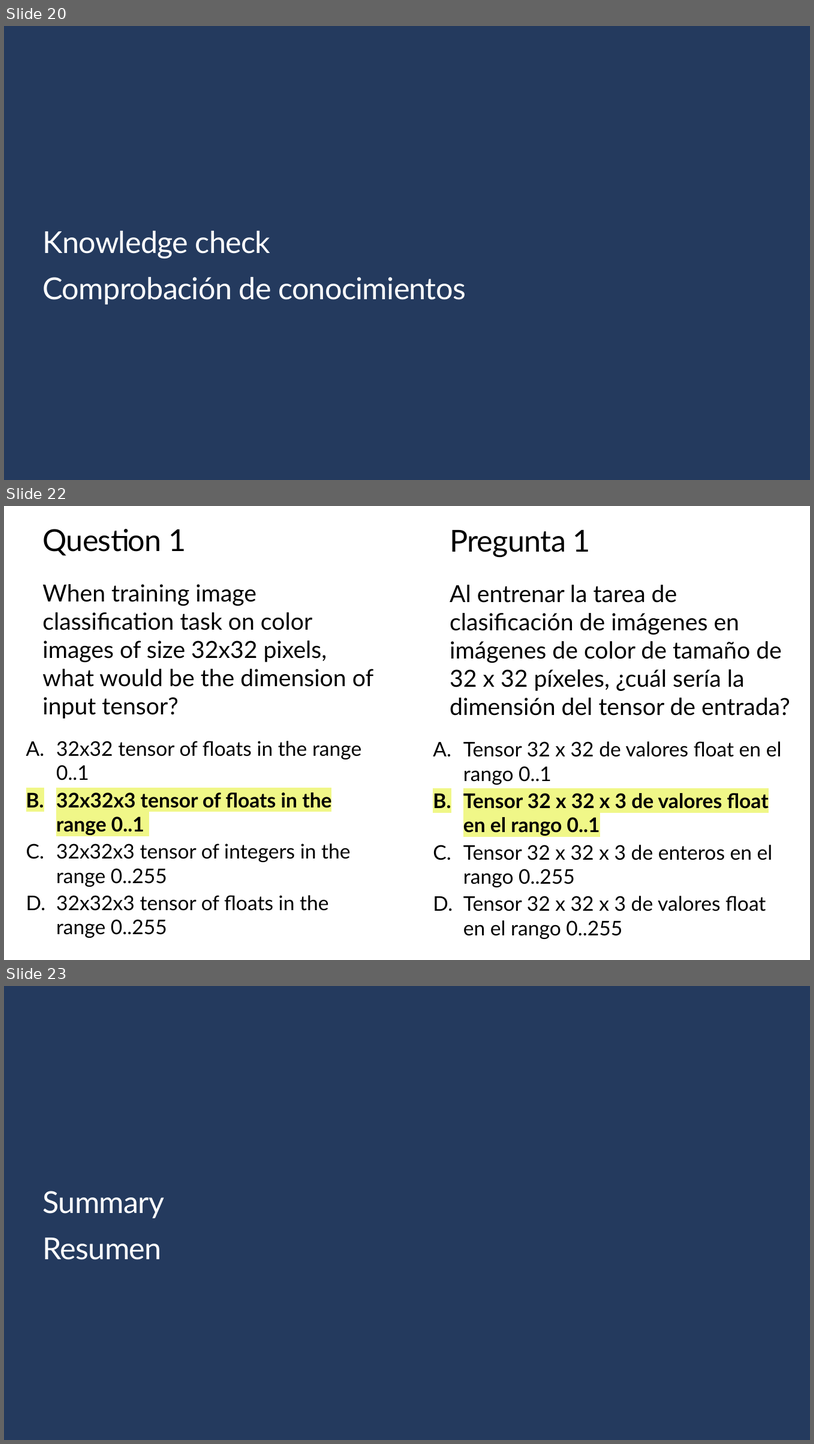
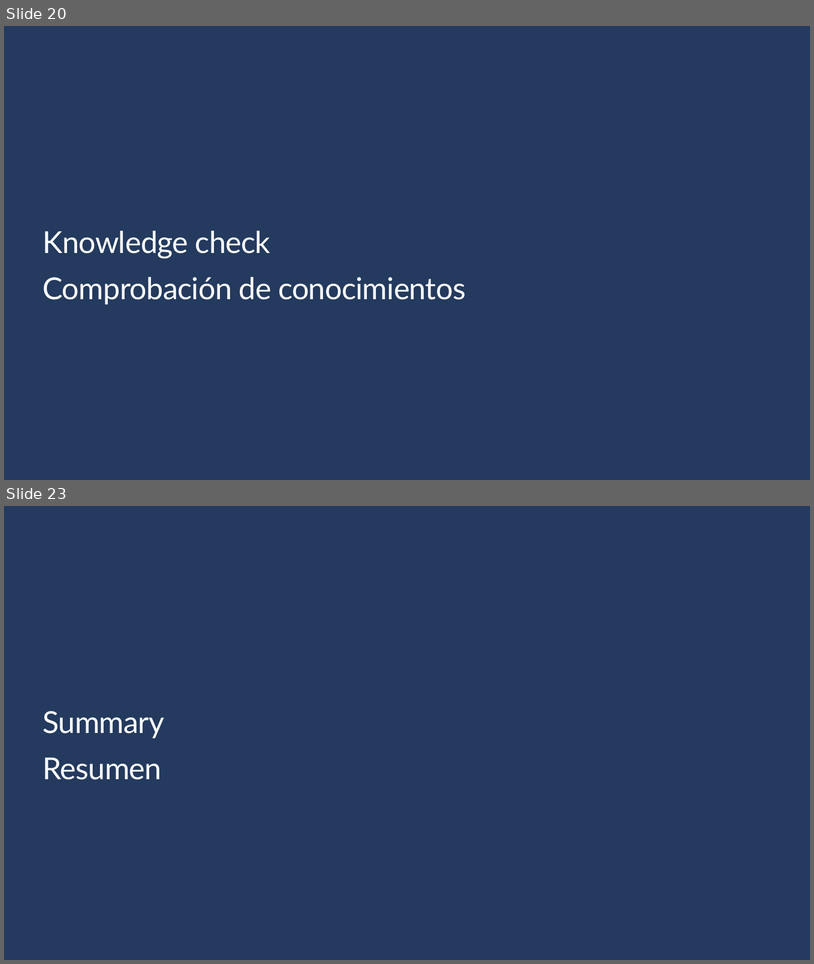
Before and after one commit to Gilberto-Guzman-Student-Ambassadors/AI-Adventures-Exploring-LLM-Models-Building-Your-Own-Chatbot-Locally-and-in-the-Cloud-, a slide deck: presentation/slides.pptx. Shown one above the other, each under a label of ours: slides 20, 22 and 23 before the commit, slides 20 and 23 after it; the slides between them are not shown. The pictures are 814x1444 and 814x964 pixels, drawn with LibreOffice and Linux fonts; fonts in the diff are those of the drawing; background and template pictures are left out. Boxes give left, top, right and bottom in pixels: in the first picture for what was removed or moved away, otherwise in the second. Text is boxed around its words. In the diff, an @@ line names an element or a change of style, - is before the commit and + after.

```diff
--- a/presentation/slides.pptx
+++ b/presentation/slides.pptx
@@ slide 22 removed at (4,506,810,960), background #FFFFFF @@
@@ title removed at (42,529,186,556) @@
-Question 1
@@ text removed at (450,529,591,557) @@
-Pregunta 1
@@ text removed at (42,584,374,718) @@
-When training image classification task on color images of size 32x32 pixels, what would be the dimension of input tensor?
@@ text removed at (450,585,791,715) @@
-Al entrenar la tarea de clasificación de imágenes en imágenes de color de tamaño de 32 x 32 píxeles, ¿cuál sería la dimensión del tensor de entrada?
@@ text removed at (56,741,362,937) @@
-  A. 32x32 tensor of floats in the range 0..1
-  B. 32x32x3 tensor of floats in the range 0..1
-  C. 32x32x3 tensor of integers in the range 0..255
-  D. 32x32x3 tensor of floats in the range 0..255
@@ text removed at (464,741,782,939) @@
-  A. Tensor 32 x 32 de valores float en el rango 0..1
-  B. Tensor 32 x 32 x 3 de valores float en el rango 0..1
-  C. Tensor 32 x 32 x 3 de enteros en el rango 0..255
-  D. Tensor 32 x 32 x 3 de valores float en el rango 0..255
```
Also in this commit, not shown: 4 slides changed, 3 slides added, 2 other slides removed.
